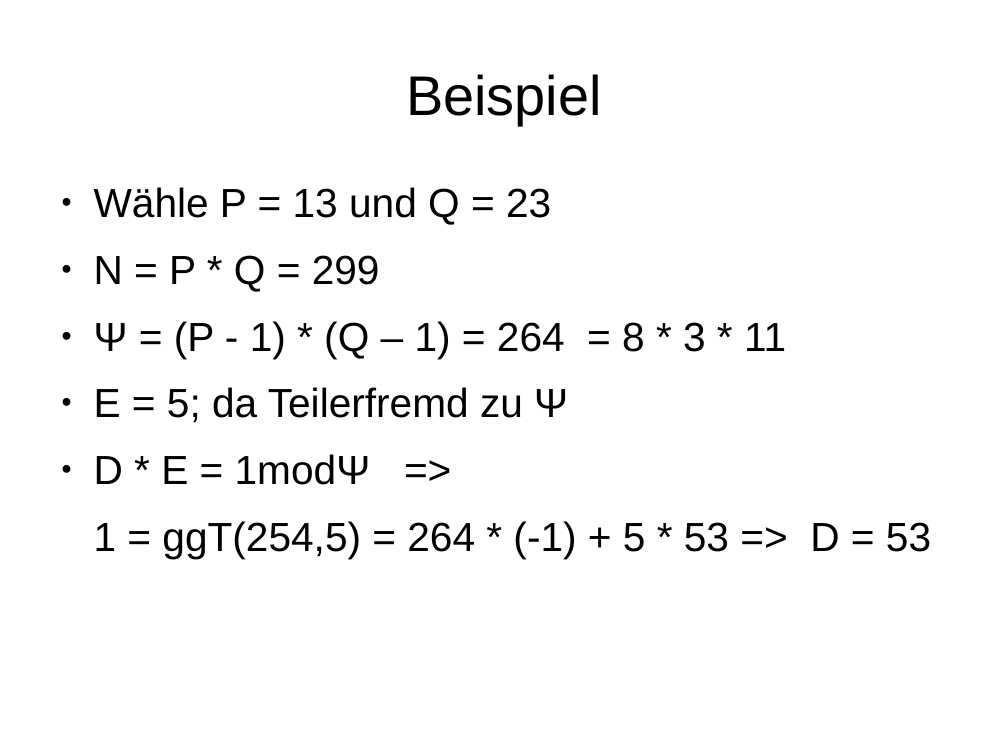
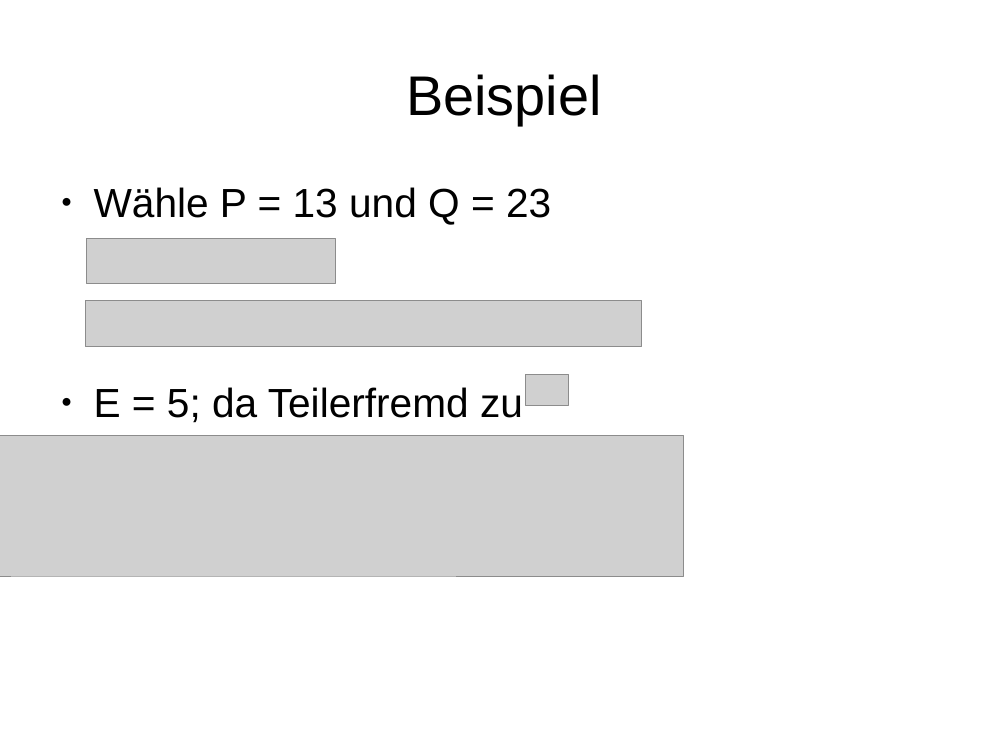
Before and after one commit to stadler-tom/schreibzeug, a slide deck: slide 9 of Presentation/Hauptseminar_RSA.odp (slide 8 before the commit). Drawn at 1008x756 pixels with LibreOffice and Linux fonts; fonts in the diff are those of the drawing; grey boxes stand for pictures. Boxes give left, top, right and bottom in pixels: in the first picture for what was removed or moved away, otherwise in the second. Text is boxed around its words. In the diff, an @@ line names an element or a change of style, - is before the commit and + after.

```diff
--- a/Presentation/Hauptseminar_RSA.odp
+++ b/Presentation/Hauptseminar_RSA.odp
@@ picture added at (86, 238, 335, 283) @@
@@ picture added at (85, 300, 642, 347) @@
@@ text at (94, 387, 523, 423): text changed @@
-● N = P * Q = 299
-● Ψ = (P - 1) * (Q – 1) = 264 = 8 * 3 * 11
-● E = 5; da Teilerfremd zu Ψ
-● D * E = 1modΨ =>
-1 = ggT(254,5) = 264 * (-1) + 5 * 53 => D = 53
+● E = 5; da Teilerfremd zu
@@ picture added at (526, 374, 569, 405) @@
@@ picture added at (0, 435, 684, 576) @@
```
Also in this commit, not shown: 16 other slides changed, 3 slides added, 1 other file.
